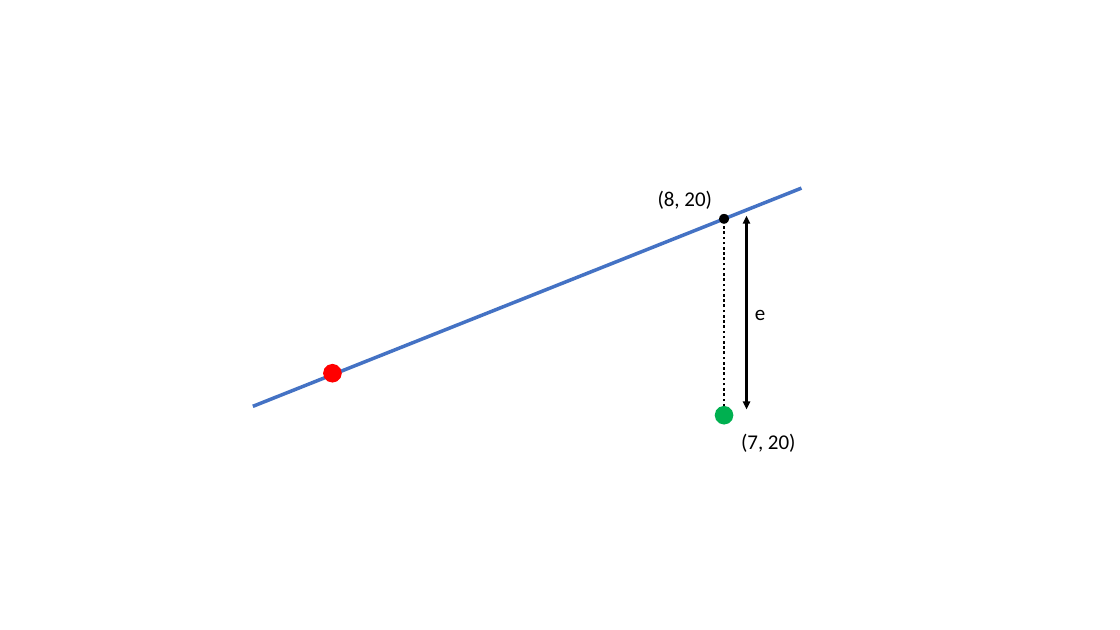
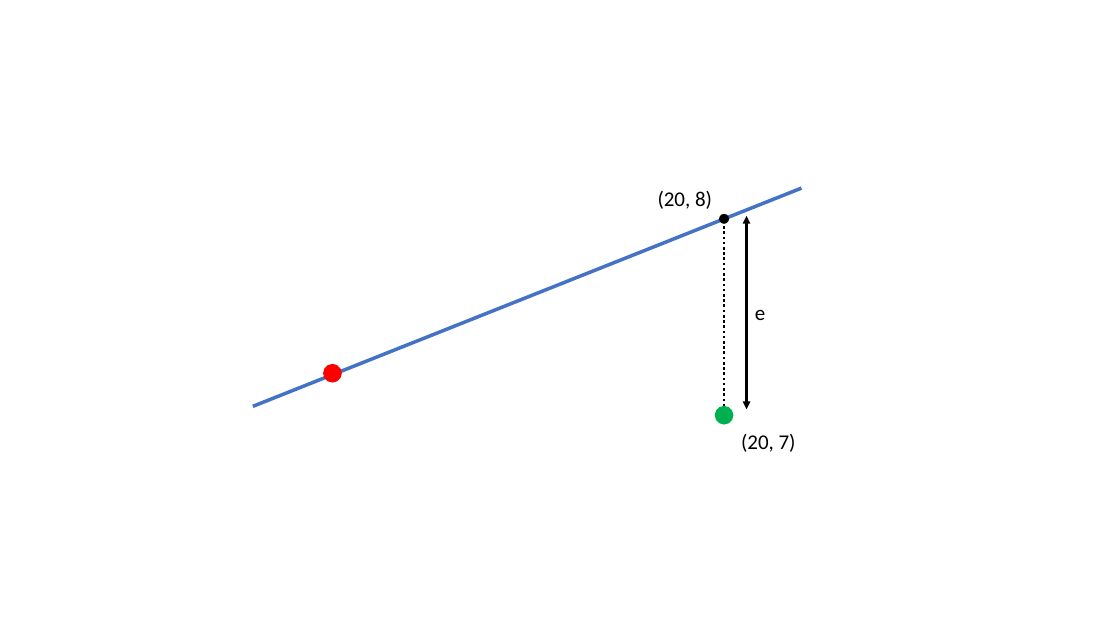
Before and after one commit to sean-meade/Fundamentals-Of-Data-Analysis-Project, a slide deck: slide 1 of imgs/imgCreator.pptx. Drawn at 1120x630 pixels with LibreOffice and Linux fonts; fonts in the diff are those of the drawing. Boxes give left, top, right and bottom in pixels: in the first picture for what was removed or moved away, otherwise in the second. Text is boxed around its words. In the diff, an @@ line names an element or a change of style, - is before the commit and + after.

```diff
--- a/imgs/imgCreator.pptx
+++ b/imgs/imgCreator.pptx
@@ text at [658,191,712,209]: text changed @@
-(8, 20)
+(20, 8)
@@ text at [741,434,796,452]: text changed @@
-(7, 20)
+(20, 7)
```
Also in this commit, not shown: 4 other files.
